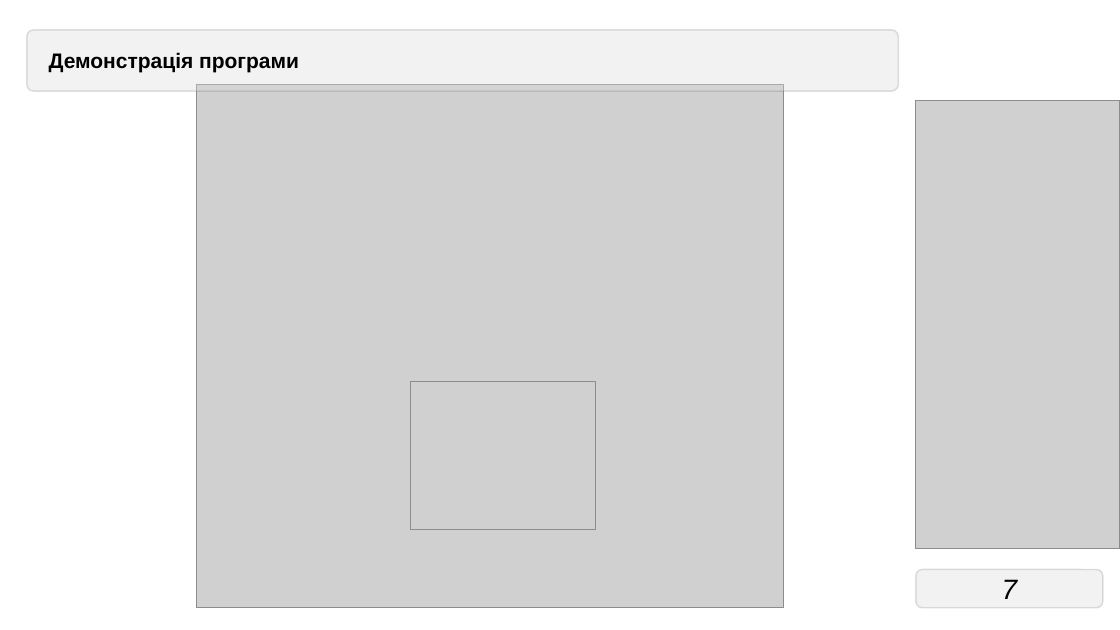
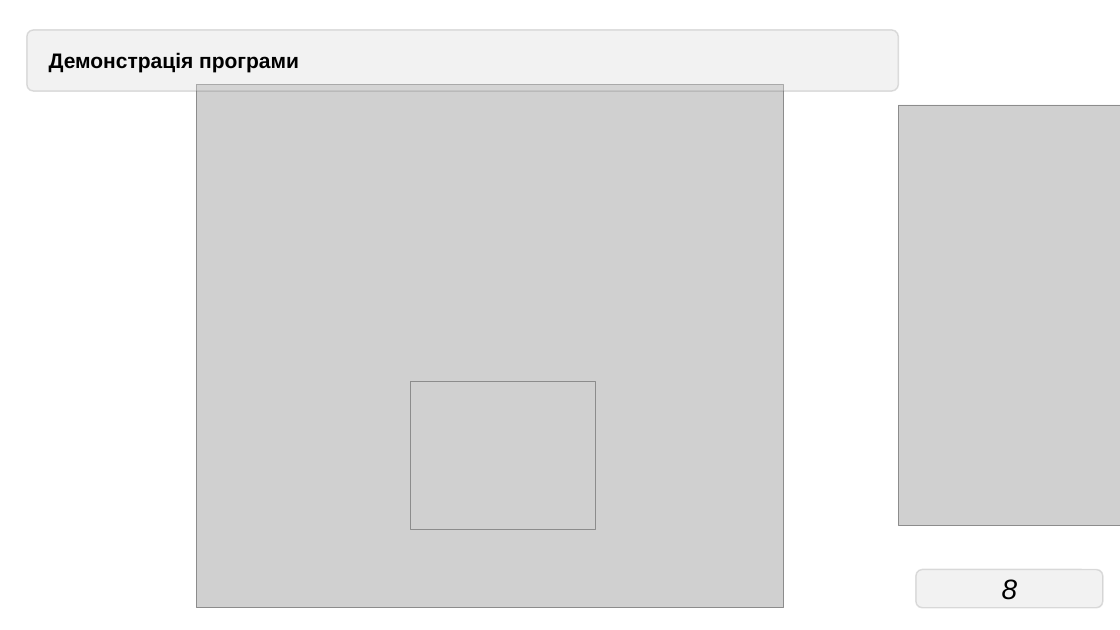
Before and after one commit to Dar-Tei/GuessTheColorGame, a slide deck: slide 8 of Курсова робота(Виступ)Журба О.Р. ПЗ-32-1ду.pptx (slide 7 before the commit). Drawn at 1120x630 pixels with LibreOffice and Linux fonts; fonts in the diff are those of the drawing; grey boxes stand for pictures. Boxes give left, top, right and bottom in pixels: in the first picture for what was removed or moved away, otherwise in the second. Text is boxed around its words. In the diff, an @@ line names an element or a change of style, - is before the commit and + after.

```diff
--- a/Курсова робота(Виступ)Журба О.Р. ПЗ-32-1ду.pptx
+++ b/Курсова робота(Виступ)Журба О.Р. ПЗ-32-1ду.pptx
@@ picture: place and size @@
-picture at [916, 100, 1120, 548]
+picture at [899, 105, 1120, 525]
@@ page number at [1002, 579, 1018, 600]: text changed @@
-7
+8
```
Also in this commit, not shown: 7 other slides changed, 1 slide added, 1 other file.
